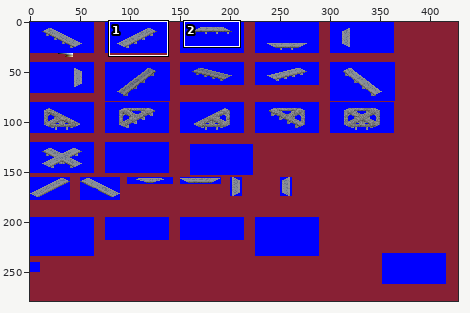
A sprite sheet gets an edit: grf/TCAS.png. Above, an overview of the earlier version with the close-up marked.
Close-up. Old version:
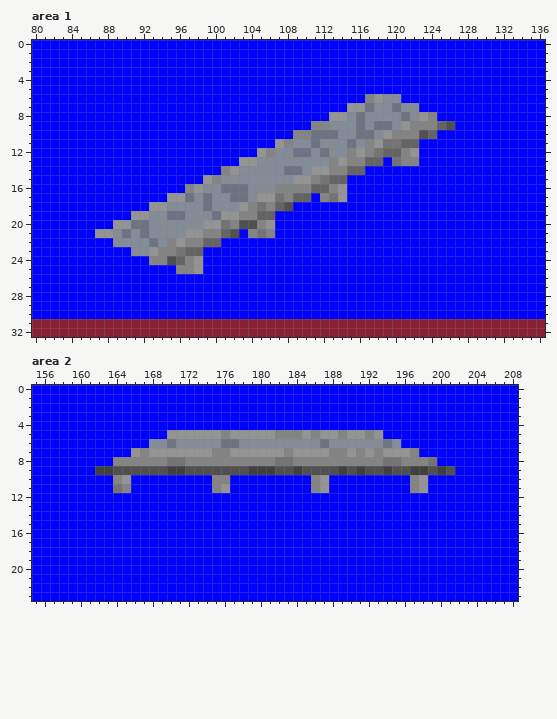
The file is 428x279 pixels. Shown: area 1: x 80..136, y 0..32; area 2: x 155..208, y 0..23. The commit also changed other parts of the picture, which this record leaves out.
And afterwards:
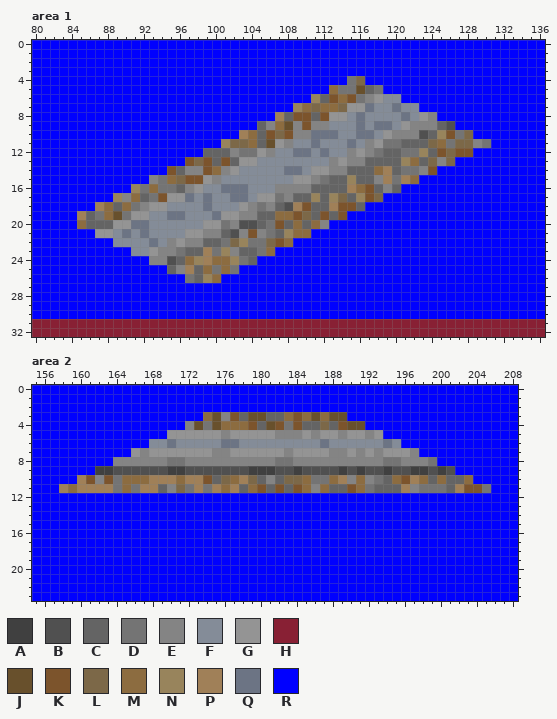
Palette (. is transparent): A #404040  B #505050  C #646464  D #747474  E #848484  F #848c98  G #949494  H #882034  J #68502c  K #7c542c  L #7c6848  M #8c6c40  N #98845c  P #a08058  Q #6c7484  R #0000ff
Diff:
Changed rows in their new state; - is an unchanged pixel.
Area 1:
first column x 85:
 4 ------------------------------DL--------------
 5 ----------------------------MDDJCD------------
 6 --------------------------NCKMKD--------------
 7 ------------------------NMLMML----------------
 8 ----------------------PCKKCK------------------
 9 --------------------CEMJEK--------------------
10 ------------------PMCKLK----------------NKDL--
11 ----------------NLLMCJ----------------CLMDLLED
12 --------------CCCEDD----------------DDNCKLKK--
13 ------------KLKCKC----------------CCNMCLEL----
14 ----------KCEEKM----------------CMPCDDEK------
15 --------EDMLKK----------------NCCEPDPM--------
16 ------NDMDDC----------------CCPMKCEC----------
17 ----NEMCDK----------------NCNLCNKL------------
18 --PMCMDE----------------PKCCPKKC--------------
19 PCDMJD----------------MMKLCKCK----------------
20 MCCC----------------CDKCMCME------------------
21 ------------------EKEDCNMM--------------------
22 ----------------DLNDDLKM----------------------
23 --------------PDNECCDM------------------------
24 ------------MNPMMNDC--------------------------
25 ----------C-PCMDMD----------------------------
26 ------------DCNM------------------------------
Area 2:
first column x 172:
 3 --MJEKCJJCCMKMJMJJ--
 4 EJDJMMMKCJKDKCCLCKJJ
first column x 158:
10 --PKEKDMMMPPPMPPKCLMPLCECLLMDDMPEMEDCMKPMCMCCM--
11 PMPPPP-MDPPCELDPDPMPCMKCKCKM-MCCKMDCCCP-DDDCPKKD
Pixel boxes of the changes (left, top, right, bottom) in both close-ups:
changed: (77, 76, 491, 283)
changed: (185, 412, 365, 430)
changed: (59, 475, 491, 493)
